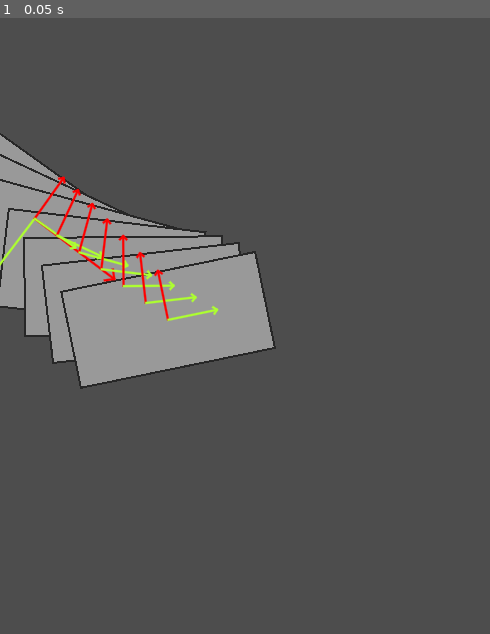
Above: before the commit, frame 1.
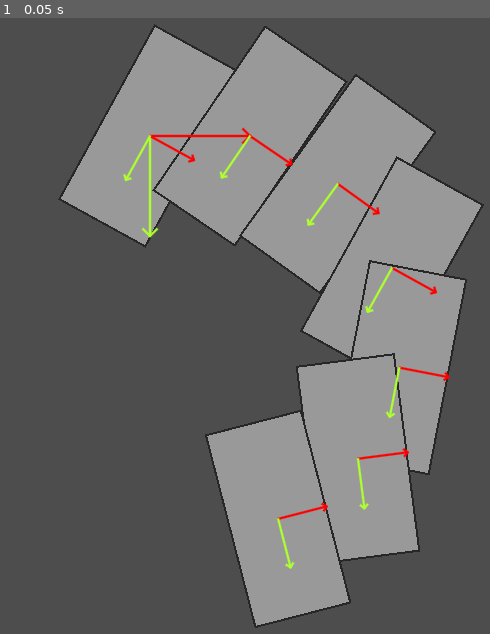
Above: after the commit, the same moment.

Repository: JACKADUX/Application-Components
Game: Godot game, scene res://components/mograph_component/example/mograph_effector_example.tscn
The game is run twice, just before and just after one commit, with the same random seed, the same clock (stepped at 60 frames per second) and the same inputs.
Inputs:
- Up to frame 1 (0.05 s): no input

The runs differ from the first frame. In frame 1, 53% of the frame differs, in the area x 0-99%, y 0-100%.

Commit message:
target effector

Diff:
--- /dev/null
+++ b/components/mograph_component/effector/mograph_delay_effector.gd
@@ -0,0 +1,39 @@
+@tool
+class_name MographDelayEffector extends Control
+
+@export var enable_position := true
+@export var enable_rotation := true
+@export var enable_scale := true
+
+@export var spring:float = 500 # 1000
+@export var damp:float = 20 # 40
+
+@export var debug :float
+
+var _displacement :float=0
+var _velocity :float=0
+var _rand :float = 0
+
+@export var mograph_grid_container:Node
+
+var _pre :Vector2
+
+func set_velocity(value:float):
+	_velocity = value
+
+func get_displacment():
+	return _displacement
+
+func _delay_update(delta:float):
+	var force = -spring * _displacement - damp*_velocity
+	_velocity += force*delta
+	_displacement += _velocity*delta
+
+#func _input(event):
+	#if event.is_pressed():
+		#_velocity = 1000
+		#mograph_grid_container.align_position = Vector2(randf_range(-100,100), randf_range(-100,100))
+		#_pre = mograph_grid_container.align_position
+#func _process(delta):
+	#_delay_update(delta)
+	##mograph_grid_container.align_position = _pre + Vector2(0, _displacement)
--- a/components/mograph_component/effector/mograph_target_effector.gd
+++ b/components/mograph_component/effector/mograph_target_effector.gd
@@ -12,6 +12,6 @@
 	var rot = parent_trans*node_trans.looking_at(trans.origin)
 
 	if addition:
-		node.rotation += rot.get_rotation()*strength
+		node.rotation += rot.get_rotation()*strength*field_result
 	else:
-		node.rotation = rot.get_rotation()*strength
+		node.rotation = rot.get_rotation()*strength*field_result
--- a/components/mograph_component/example/mograph_effector_example.tscn
+++ b/components/mograph_component/example/mograph_effector_example.tscn
@@ -1,6 +1,7 @@
-[gd_scene load_steps=6 format=3 uid="uid://bomfdgpvkx5or"]
+[gd_scene load_steps=7 format=3 uid="uid://bomfdgpvkx5or"]
 
 [ext_resource type="Script" path="res://components/mograph_component/effector/mograph_target_effector.gd" id="1_popy7"]
+[ext_resource type="Script" path="res://components/mograph_component/effector/mograph_delay_effector.gd" id="2_febja"]
 [ext_resource type="Script" path="res://components/mograph_component/mograph_container/mograph_linear_container.gd" id="2_nucpo"]
 [ext_resource type="Script" path="res://components/mograph_component/tool/container_transform_viewer.gd" id="4_jfy7h"]
 
@@ -22,26 +23,37 @@
 anchor_bottom = 1.0
 grow_horizontal = 2
 grow_vertical = 2
-rotation = 0.649262
 
-[node name="TargetEffector" type="Control" parent="."]
+[node name="MographTargetEffector" type="Control" parent="."]
 anchors_preset = 0
-offset_left = 188.471
-offset_top = 46.5149
-offset_right = 188.471
-offset_bottom = 46.5149
+offset_left = 665.0
+offset_top = 474.0
+offset_right = 705.0
+offset_bottom = 514.0
 script = ExtResource("1_popy7")
+
+[node name="MographDelayEffector" type="Control" parent="." node_paths=PackedStringArray("mograph_grid_container")]
+visible = false
+anchors_preset = 0
+offset_left = 66.0
+offset_top = 94.0
+offset_right = 106.0
+offset_bottom = 134.0
+script = ExtResource("2_febja")
+spring = 400.0
+mograph_grid_container = NodePath("../MographGridContainer")
 
 [node name="MographGridContainer" type="Container" parent="." node_paths=PackedStringArray("effectors")]
 layout_mode = 0
-offset_left = 193.0
-offset_top = 197.0
-offset_right = 233.0
-offset_bottom = 237.0
+offset_left = 150.0
+offset_top = 191.0
+offset_right = 190.0
+offset_bottom = 231.0
 theme = SubResource("Theme_e5qtn")
 script = ExtResource("2_nucpo")
-amount = 1.675
-effectors = [NodePath("../TargetEffector")]
+linear_mode = 1
+step_rotation = 14788.6
+effectors = [NodePath("../MographTargetEffector")]
 
 [node name="PanelContainer2" type="PanelContainer" parent="MographGridContainer"]
 custom_minimum_size = Vector2(100, 200)
--- a/components/mograph_component/mograph_container/mograph_linear_container.gd
+++ b/components/mograph_component/mograph_container/mograph_linear_container.gd
@@ -48,4 +48,4 @@
 		child.rotation_degrees = rotate_each*index + step_rotation*index
 		child.scale = scale_each.call(index)
 
-	super(delta)
+		apply_effector(child)
